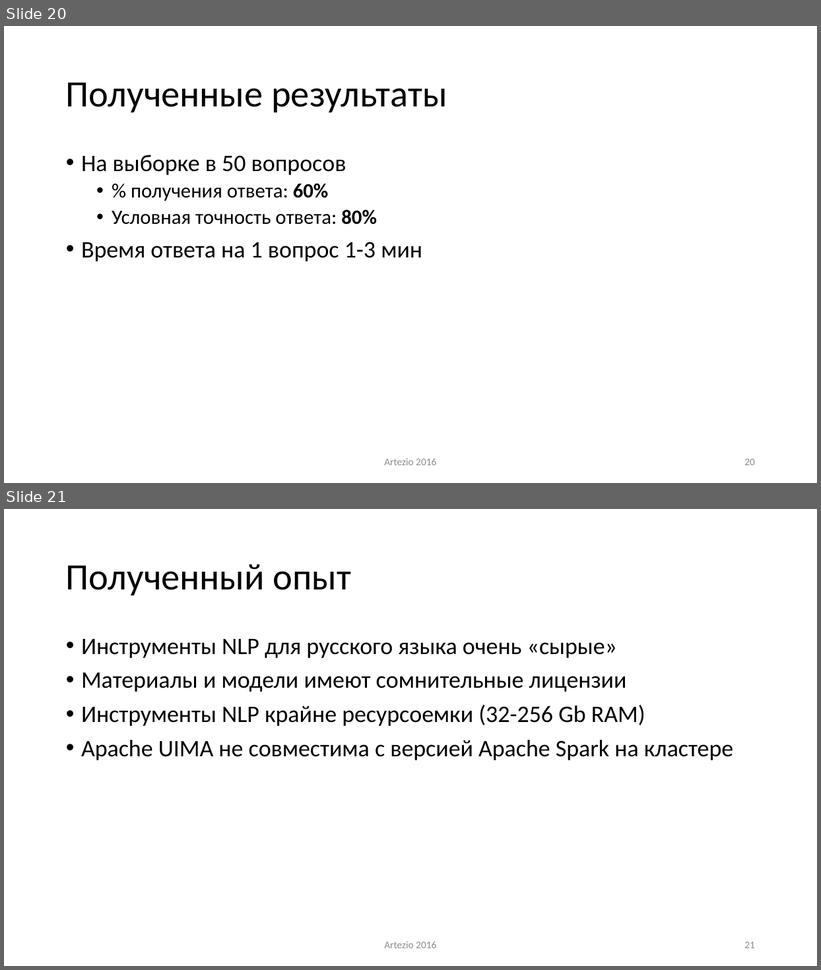
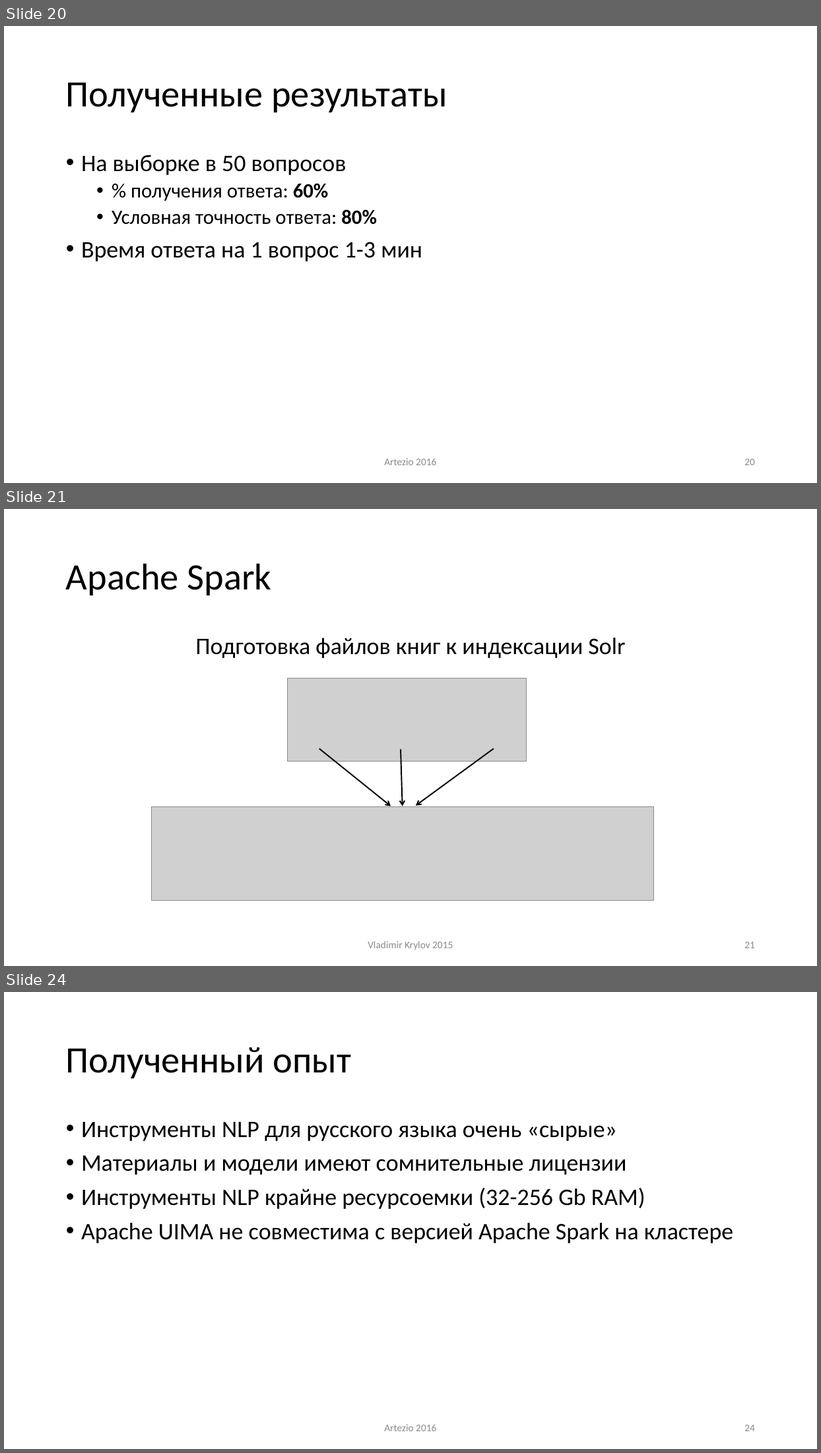
Before and after one commit to ike3/yodaqa, a slide deck: doc/Presentation.pptx. Shown one above the other, each under a label of ours: slides 20 and 21 before the commit, slides 20, 21 and 24 after it; the slides between them are not shown. The pictures are 821x970 and 821x1453 pixels, drawn with LibreOffice and Linux fonts; fonts in the diff are those of the drawing; grey boxes stand for pictures. Boxes give left, top, right and bottom in pixels: in the first picture for what was removed or moved away, otherwise in the second. Text is boxed around its words. In the diff, an @@ line names an element or a change of style, - is before the commit and + after.

Commit message:
[Презетация] Добавлены несколько слайдов об использовании Apache Spark

```diff
--- a/doc/Presentation.pptx
+++ b/doc/Presentation.pptx
@@ slide 21 added at <box>4,509,817,966</box>, background #FFFFFF @@
@@ title added at <box>66,563,272,595</box>, 44 pt, text #000000 @@
+Apache Spark
@@ text added at <box>195,638,625,658</box>, 28 pt, text #000000 @@
+Подготовка файлов книг к индексации Solr
@@ picture added at <box>288,678,527,761</box> @@
@@ arrow added from (319, 749) to (391, 807), #000000 1.5 pt @@
@@ arrow added from (401, 749) to (403, 807), #000000 1.5 pt @@
@@ arrow added from (494, 749) to (416, 806), #000000 1.5 pt @@
@@ picture added at <box>152,807,654,900</box> @@
@@ text added at <box>368,941,453,951</box>, 12 pt, text #8C8C8C @@
+Vladimir Krylov 2015
@@ page number added at <box>745,942,755,949</box>, 12 pt, text #8C8C8C @@
+21
@@ what was slide 21 is now slide 24 @@
@@ page number at <box>745,1425,755,1432</box>: text changed @@
-21
+24
```
Also in this commit, not shown: 2 slides changed, 2 other slides added.
